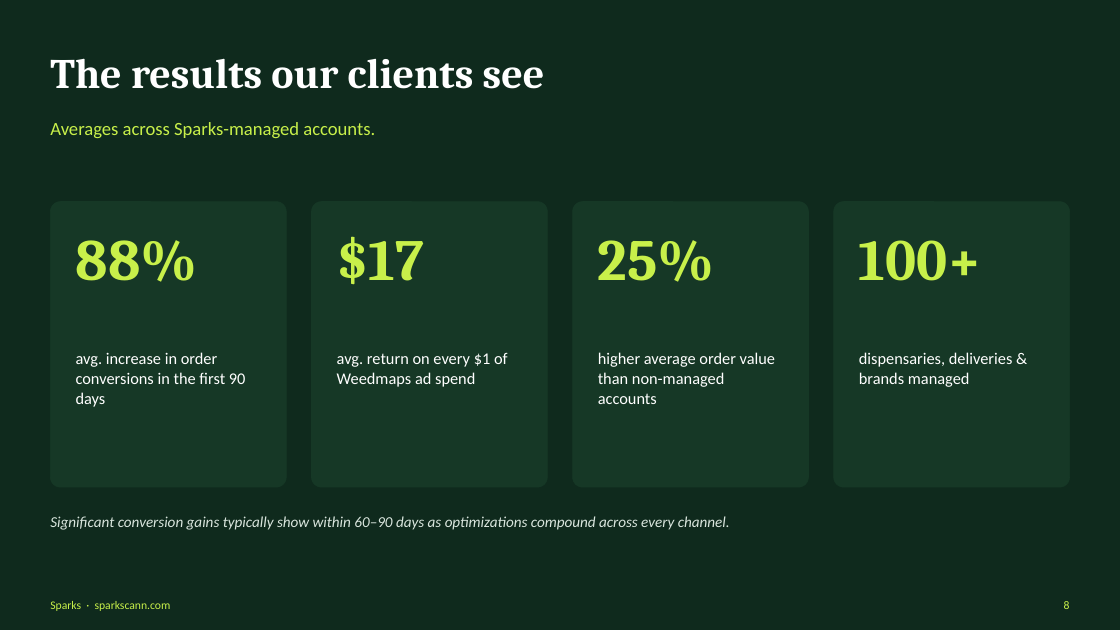
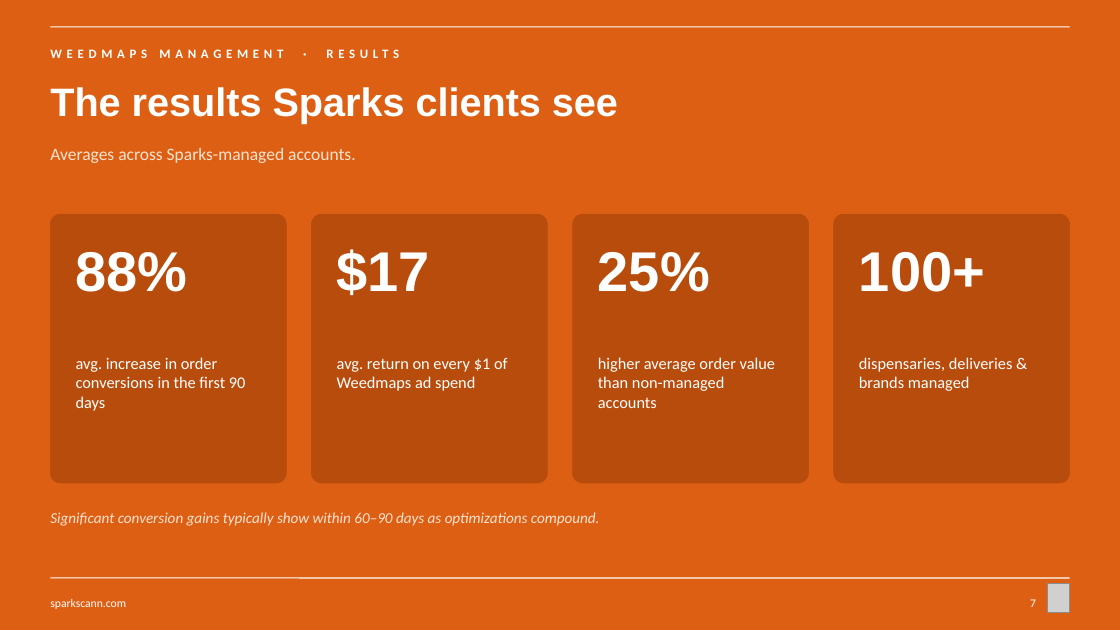
Before and after one commit to sparksmanagement/pitchdeckspecialist, a slide deck: slide 7 of decks/Sparks-x-example-green-valley.pptx (slide 8 before the commit). Drawn at 1120x630 pixels with LibreOffice and Linux fonts; fonts in the diff are those of the drawing; grey boxes stand for pictures. Boxes give left, top, right and bottom in pixels: in the first picture for what was removed or moved away, otherwise in the second. Text is boxed around its words. In the diff, an @@ line names an element or a change of style, - is before the commit and + after.

```diff
--- a/decks/Sparks-x-example-green-valley.pptx
+++ b/decks/Sparks-x-example-green-valley.pptx
@@ background #0F2A1D to #DD5F13 @@
@@ line added from (50, 27) to (1070, 27), #FFFFFF 1 pt @@
@@ text added at (x1=50, y1=49, x2=399, y2=58), 11 pt, text #FFFFFF, bold @@
+WEEDMAPS MANAGEMENT · RESULTS
@@ text at (x1=50, y1=87, x2=618, y2=123): text changed; size 36 to 34 pt; font Cambria to Arial @@
-The results our clients see
+The results Sparks clients see
@@ text "Averages across Sparks-managed accounts." moved from (x1=50, y1=122, x2=375, y2=138) to (x1=50, y1=148, x2=356, y2=163) @@
@@ text "Averages across Sparks-managed accounts." at (x1=50, y1=148, x2=356, y2=163): size 16 to 15 pt, text colour #C8F04A to #FFE3D0 @@
@@ rounded rectangle resized from (x1=50, y1=202, x2=287, y2=487) to (x1=50, y1=214, x2=287, y2=483) @@
@@ text "88%" moved from (x1=76, y1=240, x2=198, y2=282) to (x1=76, y1=252, x2=188, y2=292) @@
@@ rounded rectangle resized from (x1=312, y1=202, x2=548, y2=487) to (x1=312, y1=214, x2=548, y2=483) @@
@@ text "$17" moved from (x1=337, y1=236, x2=424, y2=284) to (x1=337, y1=249, x2=430, y2=295) @@
@@ rounded rectangle resized from (x1=573, y1=202, x2=809, y2=487) to (x1=573, y1=214, x2=809, y2=483) @@
@@ text "25%" moved from (x1=598, y1=240, x2=715, y2=282) to (x1=598, y1=252, x2=710, y2=292) @@
@@ fill #163826 to #B84C0C; outline #163826 0.5 pt to #B84C0C 0.5 pt in 4 elements at (x1=50, y1=214, x2=287, y2=483), (x1=312, y1=214, x2=548, y2=483), (x1=573, y1=214, x2=809, y2=483), (x1=833, y1=214, x2=1070, y2=483) @@
@@ rounded rectangle resized from (x1=833, y1=202, x2=1070, y2=487) to (x1=833, y1=214, x2=1070, y2=483) @@
@@ size 50 to 48 pt, font Cambria to Arial, text colour #C8F04A to #FFFFFF in 4 elements at (x1=76, y1=252, x2=188, y2=292), (x1=337, y1=249, x2=430, y2=295), (x1=598, y1=252, x2=710, y2=292), (x1=859, y1=252, x2=985, y2=292) @@
@@ text "100+" moved from (x1=859, y1=240, x2=982, y2=281) to (x1=859, y1=252, x2=985, y2=292) @@
@@ 4 texts moved together from (x1=76, y1=352, x2=1013, y2=407) to (x1=76, y1=357, x2=1013, y2=411) @@
@@ text at (x1=50, y1=512, x2=600, y2=526): text changed; text colour #D9E5DD to #FFE3D0 @@
-Significant conversion gains typically show within 60–90 days as optimizations compound across every channel.
+Significant conversion gains typically show within 60–90 days as optimizations compound.
@@ text at (x1=50, y1=599, x2=126, y2=609): text changed; text colour #C8F04A to #FFFFFF @@
-Sparks · sparkscann.com
+sparkscann.com
@@ line added from (50, 578) to (1070, 578), #FFFFFF 1 pt @@
@@ text added at (x1=1030, y1=599, x2=1036, y2=607), 10 pt, text #FFFFFF @@
+7
@@ picture added at (x1=1048, y1=584, x2=1070, y2=613) @@
@@ text removed at (x1=1064, y1=601, x2=1070, y2=609) @@
-8
```
Also in this commit, not shown: 8 other slides changed, 6 slides added, 5 slides removed, 16 other files.
